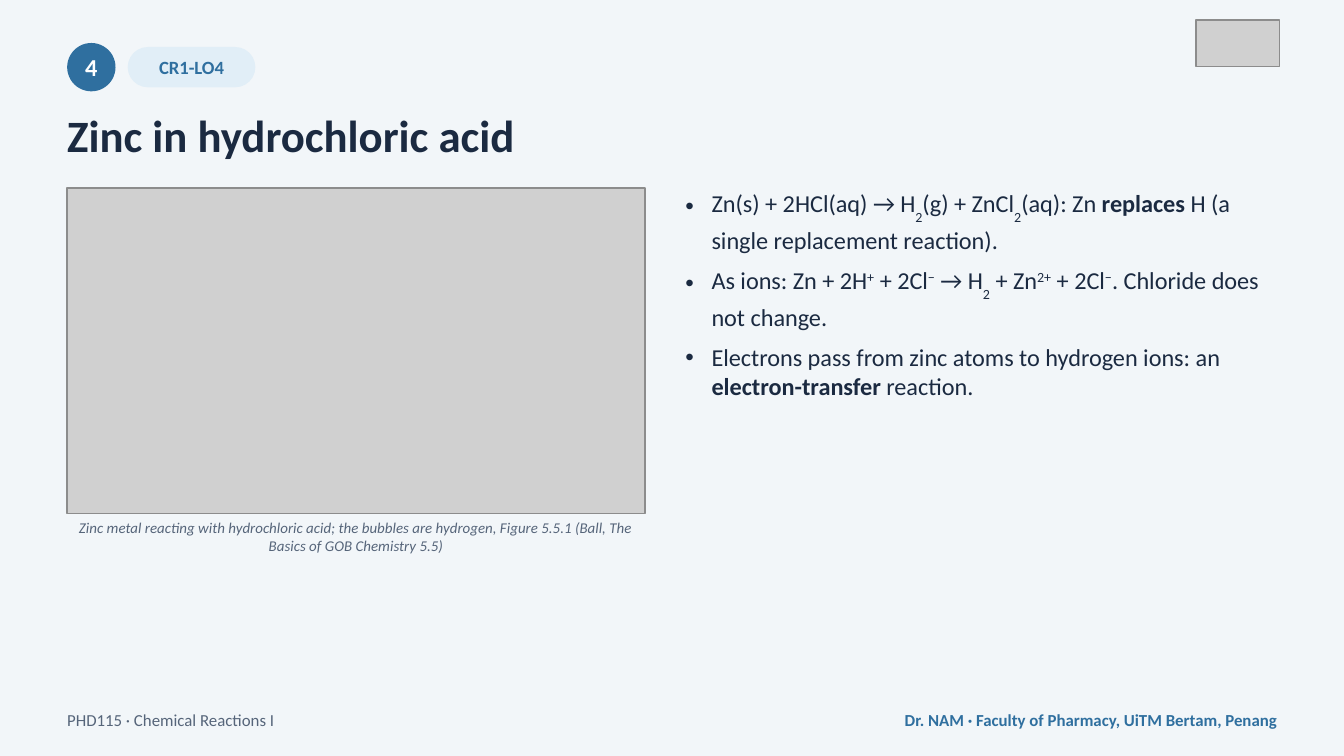
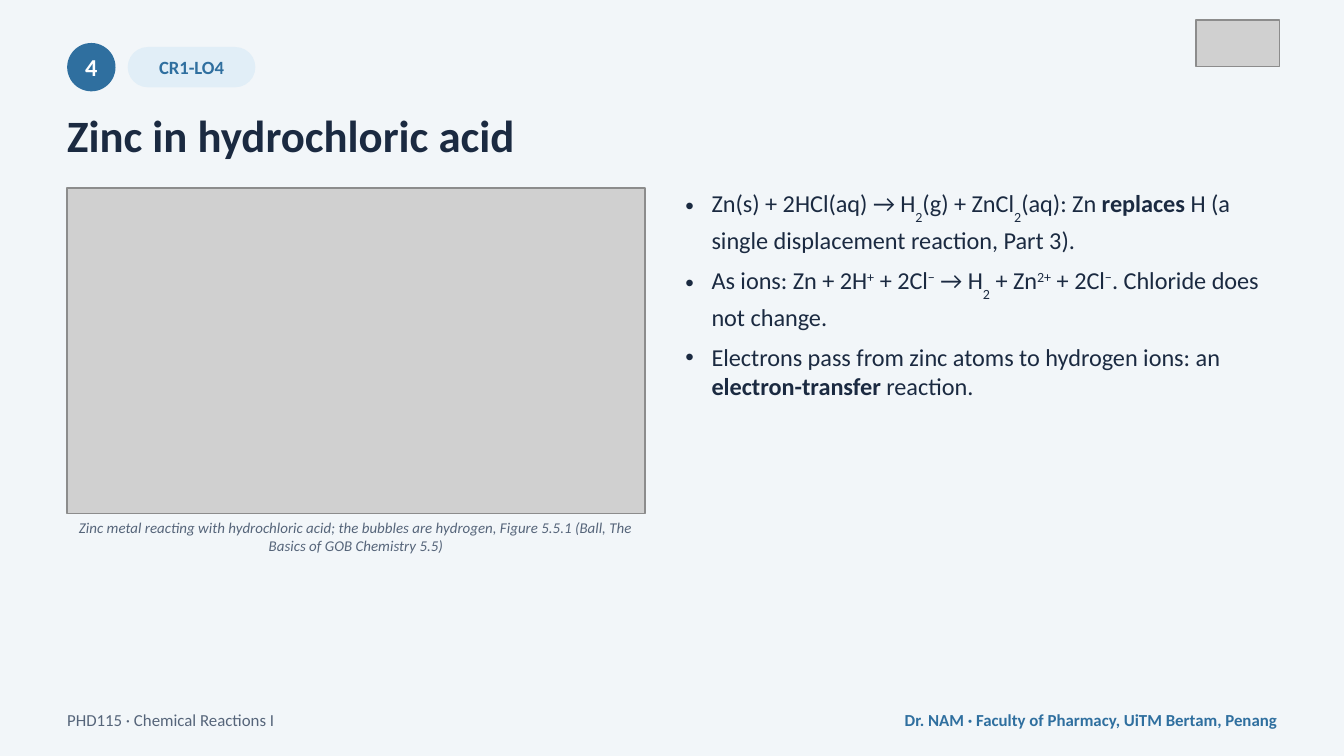
Before and after one commit to DrEnoun/phd115-nam, a slide deck: slide 53 of downloads/PHD115_ChemicalReactions1_Slides.pptx (slide 42 before the commit). Drawn at 1344x756 pixels with LibreOffice and Linux fonts; fonts in the diff are those of the drawing; grey boxes stand for pictures. Boxes give left, top, right and bottom in pixels: in the first picture for what was removed or moved away, otherwise in the second. Text is boxed around its words. In the diff, an @@ line names an element or a change of style, - is before the commit and + after.

```diff
--- a/downloads/PHD115_ChemicalReactions1_Slides.pptx
+++ b/downloads/PHD115_ChemicalReactions1_Slides.pptx
@@ text at box(712, 194, 1230, 253): text changed @@
-• Zn(s) + 2HCl(aq) → H2(g) + ZnCl2(aq): Zn replaces H (a single replacement reaction).
+• Zn(s) + 2HCl(aq) → H2(g) + ZnCl2(aq): Zn replaces H (a single displacement reaction, Part 3).
```
Also in this commit, not shown: 6 other slides changed, 11 slides added, 9 other files.
